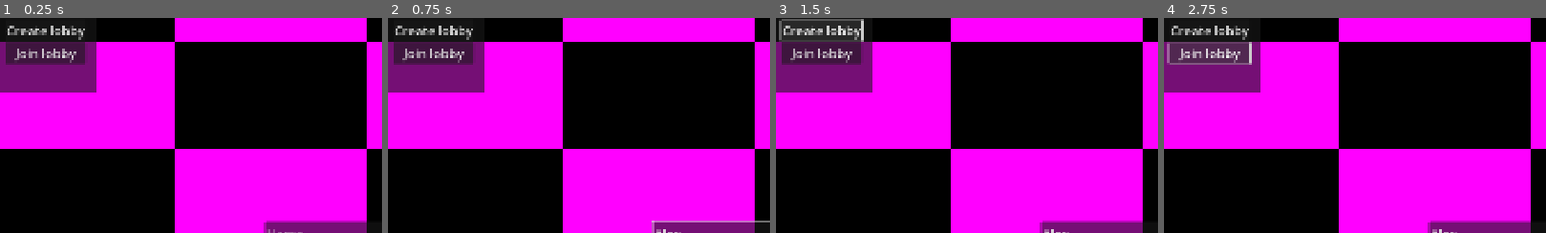
Above: before the commit, frames 1-4 (left to right).
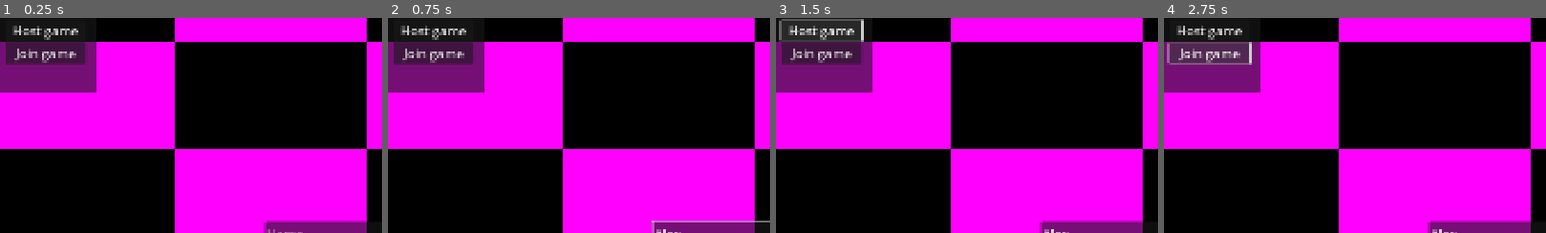
Above: after the commit, the same moments.

Repository: Arox315/Horror-Game
Game: Godot game, scene res://ui/menu/main_menu/main_menu.tscn
The game is run twice, just before and just after one commit, with the same random seed, the same clock (stepped at 60 frames per second) and the same inputs. The project has no main scene, so this scene is started directly.
Inputs (mouse positions are % of the whole screen's width and height, from its top left):
- Up to frame 1 (0.25 s): no input
- Up to frame 2 (0.75 s): click (50, 95) at 0.52 s; type "Alex" at 0.6 s
- Up to frame 3 (1.5 s): click "Create lobby" (after the commit: "Host game") at 1.25 s
- Up to frame 4 (2.75 s): click "Join lobby" (after the commit: "Join game") at 2 s
The pictures show only the part of the screen within x 2-52%, y 44-94%; the shares and areas given below are measured in that part.

The runs differ from the first frame. In frame 1, 0.9% of the frame differs, in the area x 2-23%, y 3-21%; in frame 2, 0.9%; in frame 3, 0.9%; in frame 4, 0.9%.
Error in both runs: Trying to assign value of type 'main_menu.gd' to a variable of type 'game_manager.gd'. (res://globals/autoloads/multiplayer_manager.gd:29)

Commit message:
feat: Improve multiplayer connection handling. Update main menu UI text for clarity

Diff:
--- a/globals/autoloads/multiplayer_manager.gd
+++ b/globals/autoloads/multiplayer_manager.gd
@@ -47,7 +47,8 @@
 	peer.create_client(SERVER_IP,SERVER_PORT)
 	multiplayer.multiplayer_peer = peer
 
-	multiplayer.connected_to_server.connect(_on_connected_to_server.bind(peer.get_unique_id(), nickname))
+	if not multiplayer.connected_to_server.is_connected(_on_connected_to_server):
+		multiplayer.connected_to_server.connect(_on_connected_to_server.bind(peer.get_unique_id(), nickname))
 
 	_connect_to_server()
 	print("[%s] Joining to the server..." % self)
@@ -129,6 +130,9 @@
 	ready_peers.erase(peer_id)
 	loaded_peers.erase(peer_id)
 
+	if _all_clients_ready():
+		ServerRequests.send_emit_signal_global_request(self, all_peers_ready)
+
 
 func _on_server_disconnected() -> void:
 	print("[%s] Lobby has been disbanded." % self)
--- a/multiplayer/lobby_spawn_manager/lobby_spawn_manager.gd
+++ b/multiplayer/lobby_spawn_manager/lobby_spawn_manager.gd
@@ -26,7 +26,6 @@
 	MultiplayerManager.delete_peer_data(peer_id)
 
 
-
 func _on_peer_loaded(peer_id: int) -> void:
 	print("[%s] loading data for peer: %s" % [self, peer_id])
 	await get_tree().physics_frame
--- a/stages/game/game_manager.gd
+++ b/stages/game/game_manager.gd
@@ -12,6 +12,6 @@
 
 @rpc("reliable", "any_peer", "call_local")
 func update_synchronizers() -> void:
-	for sync: MultiplayerSynchronizer in get_tree().get_nodes_in_group("Synchronizers"):
-		for loaded_peer_id in MultiplayerManager.loaded_peers.keys():
+	for loaded_peer_id in MultiplayerManager.loaded_peers.keys():
+		for sync: MultiplayerSynchronizer in get_tree().get_nodes_in_group("Synchronizers"):
 			sync.set_visibility_for(loaded_peer_id, true)
--- a/ui/menu/loading_screen/loading_screen.gd
+++ b/ui/menu/loading_screen/loading_screen.gd
@@ -48,8 +48,6 @@
 		if not multiplayer.get_peers().is_empty():
 			%LoadingText.text = "Waiting for other players..."
 			%LoadingProgress.text = ""
-
-		_send_status_loaded()
 
 		if not _wait_for_all_peers:
 			_disable()
@@ -109,6 +107,9 @@
 	owner.main_scene = new_scene
 	if previous_scene: previous_scene.queue_free()
 
+	await get_tree().physics_frame
+	_send_status_loaded()
+
 
 func _disable() -> void:
 	is_loading = false
@@ -162,4 +163,5 @@
 
 func _on_fallback_timer_timeout() -> void:
 	print("[%s] Unable to connect to the server." % self)
+	MultiplayerManager.terminate_connection()
 	_disable()
--- a/ui/menu/main_menu/main_menu.gd
+++ b/ui/menu/main_menu/main_menu.gd
@@ -4,8 +4,6 @@
 
 func _on_host_btn_pressed() -> void:
 	var nickname = nickname_panel.text if nickname_panel.text else "Host"
-	#MultiplayerManager.create_lobby(nickname)
-	#MultiplayerManager.load_lobby()
 	MultiplayerManager.create_server(nickname)
 	MultiplayerManager.load_lobby()
 
@@ -13,5 +11,3 @@
 func _on_join_btn_pressed() -> void:
 	var nickname = nickname_panel.text if nickname_panel.text else "Player"
 	MultiplayerManager.join_server(nickname)
-	#MultiplayerManager.load_lobby()
-	#MultiplayerManager.join_lobby(nickname)
--- a/ui/menu/main_menu/main_menu.tscn
+++ b/ui/menu/main_menu/main_menu.tscn
@@ -60,12 +60,12 @@
 [node name="HostBtn" type="Button" parent="Wrapper/MainPanel/Buttons"]
 layout_mode = 2
 theme_override_font_sizes/font_size = 32
-text = "Create lobby"
+text = "Host game"
 
 [node name="JoinBtn" type="Button" parent="Wrapper/MainPanel/Buttons"]
 layout_mode = 2
 theme_override_font_sizes/font_size = 32
-text = "Join lobby"
+text = "Join game"
 
 [node name="NicknamePanel" type="LineEdit" parent="Wrapper"]
 custom_minimum_size = Vector2(512, 64)
